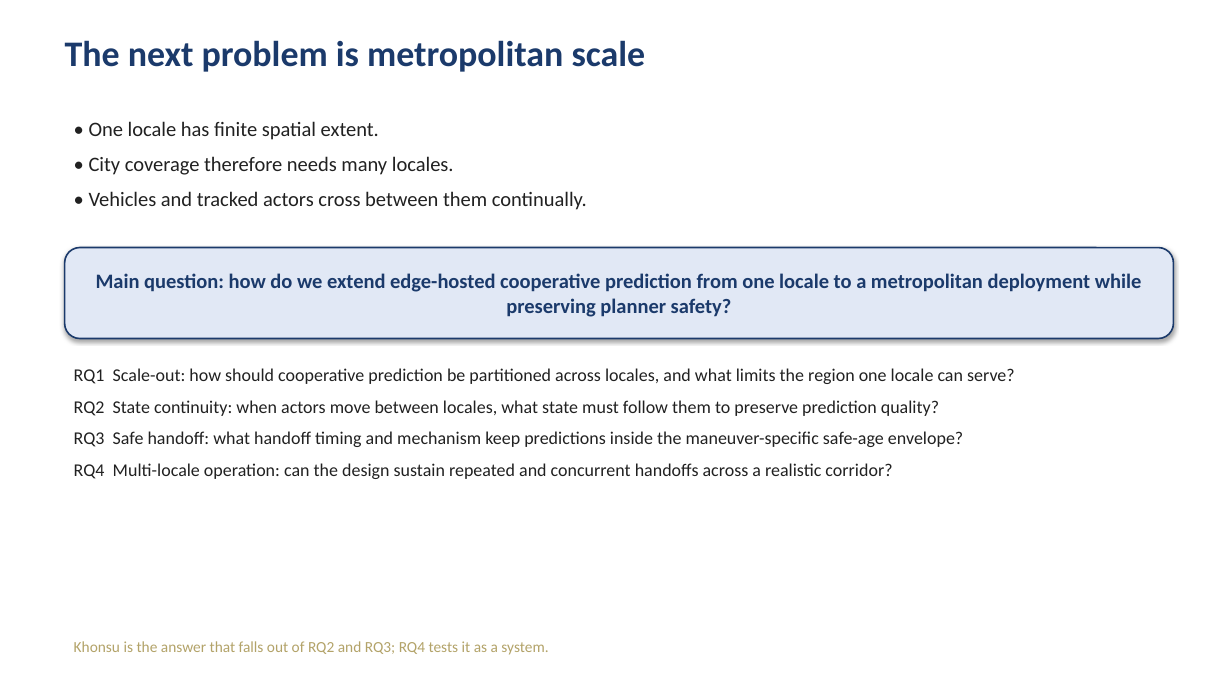
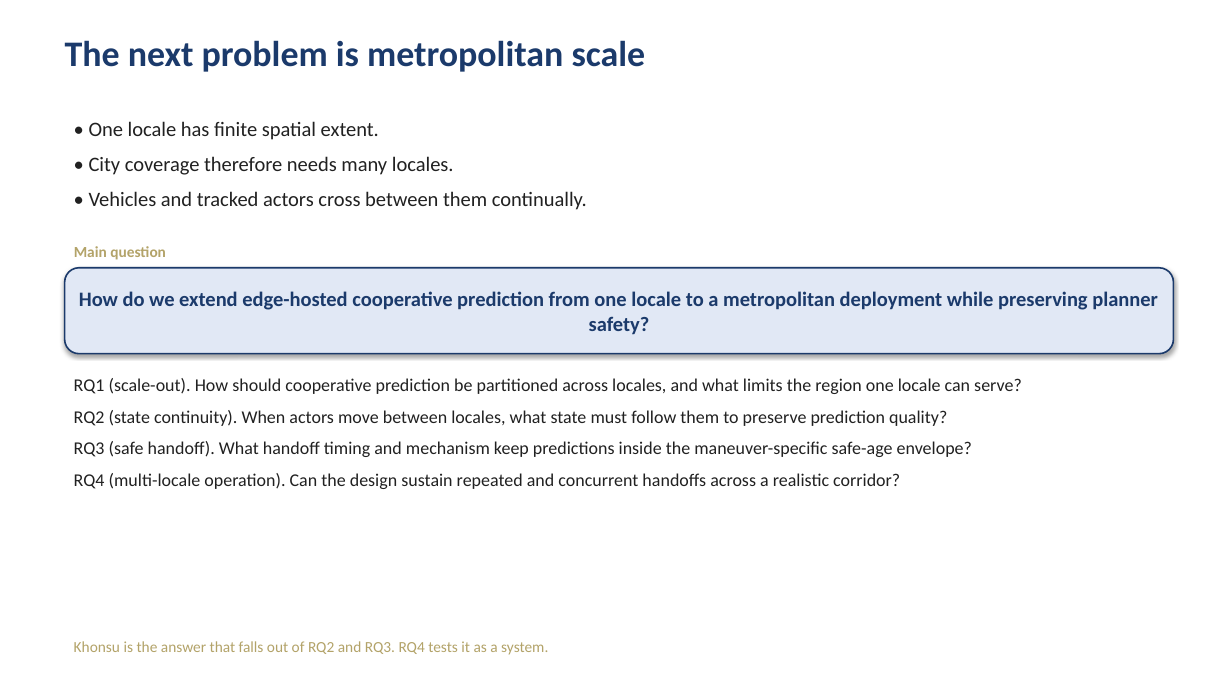
Before and after one commit to tlandle/eCAV, a slide deck: slide 3 of docs/kb/decks/khonsu_story_2026-09-04.pptx. Drawn at 1232x693 pixels with LibreOffice and Linux fonts; fonts in the diff are those of the drawing. Boxes give left, top, right and bottom in pixels: in the first picture for what was removed or moved away, otherwise in the second. Text is boxed around its words. In the diff, an @@ line names an element or a change of style, - is before the commit and + after.

```diff
--- a/docs/kb/decks/khonsu_story_2026-09-04.pptx
+++ b/docs/kb/decks/khonsu_story_2026-09-04.pptx
@@ rounded rectangle "How do we extend edge-hosted ...": place and size @@
-rounded rectangle "How do we extend edge-hosted ..." at (65,248,1174,338)
+rounded rectangle "How do we extend edge-hosted ..." at (65,268,1174,354)
@@ text added at (74,246,166,260), 12 pt, text #B3A369, bold @@
+Main question
@@ text in rounded rectangle at (79,291,1158,335): text changed @@
-Main question: how do we extend edge-hosted cooperative prediction from one locale to a metropolitan deployment while preserving planner safety?
+How do we extend edge-hosted cooperative prediction from one locale to a metropolitan deployment while preserving planner safety?
@@ text at (74,378,1022,489): text changed @@
-RQ1 Scale-out: how should cooperative prediction be partitioned across locales, and what limits the region one locale can serve?
-RQ2 State continuity: when actors move between locales, what state must follow them to preserve prediction quality?
-RQ3 Safe handoff: what handoff timing and mechanism keep predictions inside the maneuver-specific safe-age envelope?
-RQ4 Multi-locale operation: can the design sustain repeated and concurrent handoffs across a realistic corridor?
+RQ1 (scale-out). How should cooperative prediction be partitioned across locales, and what limits the region one locale can serve?
+RQ2 (state continuity). When actors move between locales, what state must follow them to preserve prediction quality?
+RQ3 (safe handoff). What handoff timing and mechanism keep predictions inside the maneuver-specific safe-age envelope?
+RQ4 (multi-locale operation). Can the design sustain repeated and concurrent handoffs across a realistic corridor?
@@ text at (74,641,548,655): text changed @@
-Khonsu is the answer that falls out of RQ2 and RQ3; RQ4 tests it as a system.
+Khonsu is the answer that falls out of RQ2 and RQ3. RQ4 tests it as a system.
```
Also in this commit, not shown: 11 other slides changed, 8 slides added, 3 slides removed.
